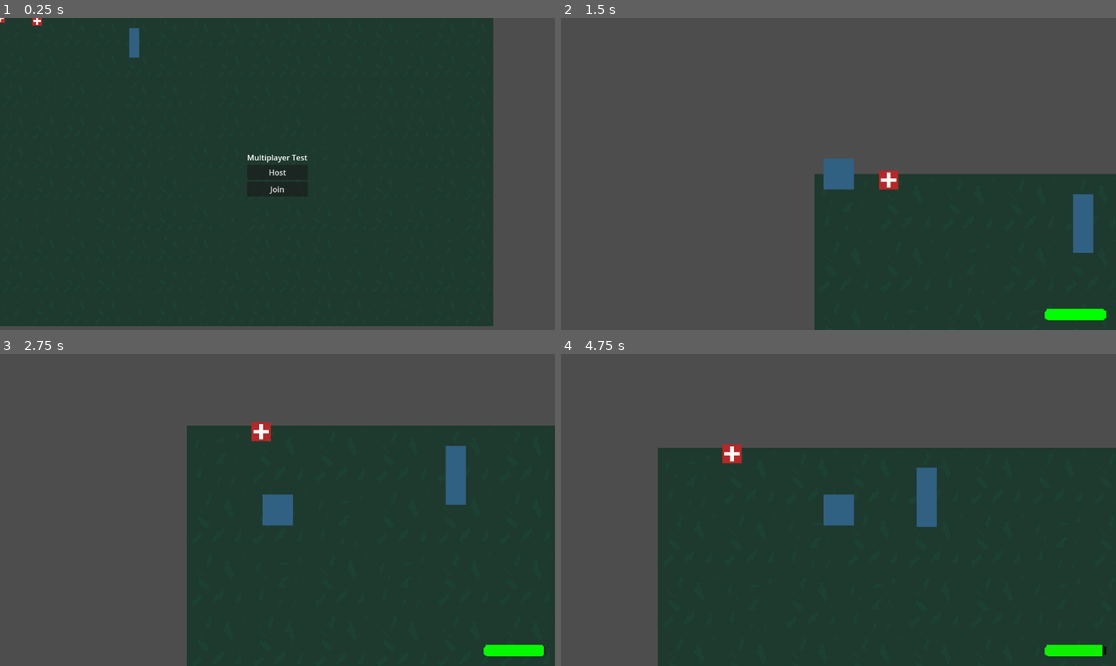
Above: before the commit, frames 1-4 (two rows, left to right).
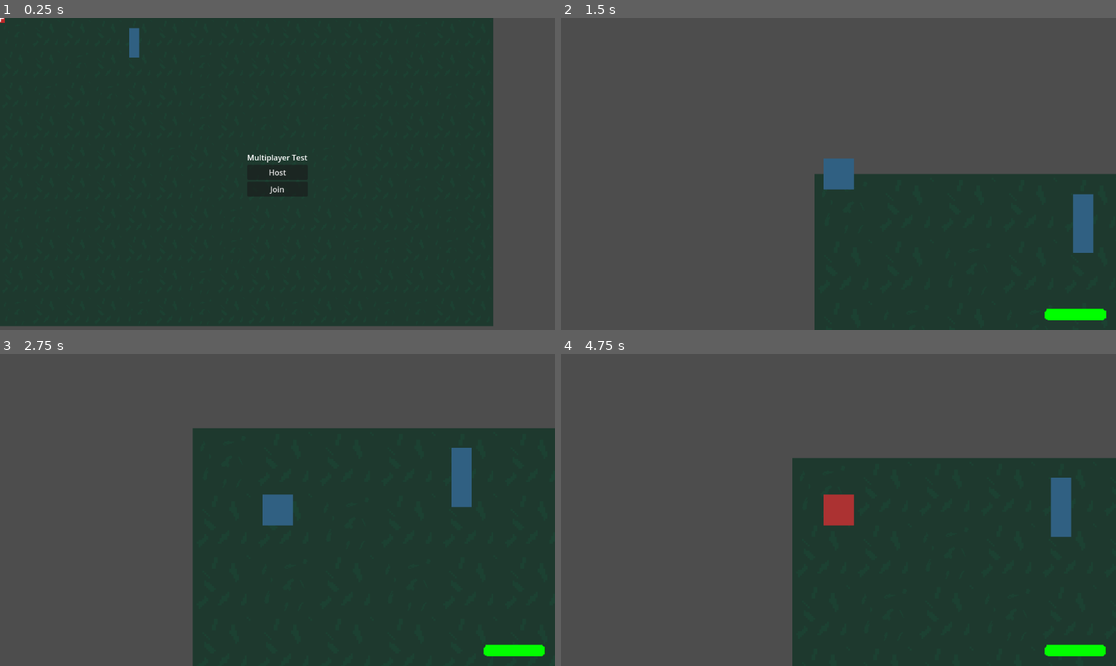
Above: after the commit, the same moments.

Repository: CelianNourry/Projet-Tuteure
Game: Godot game, scene res://Scenes/Node2D.tscn
Same seed, same stepped clock (60 frames per second), same inputs: the game is played once before the commit and once after it.
Inputs (mouse positions are in pixels of both pictures, inside the frame that each line leads up to):
- Up to frame 1 (0.25 s): no input
- Up to frame 2 (1.5 s): click "Host" at 0.5 s; tap Enter at 1.25 s; move the mouse to (960, 158) at 1.27 s; hold Right (ui_right) from 1.28 s (still down); hold E (interact) from 1.28 s (still down)
- Up to frame 3 (2.75 s): tap L (lock) at 1.55, 2.1 s; move the mouse to (166, 525) at 2.02 s; release Right (ui_right) at 2.03 s; release E (interact) at 2.03 s; hold Down (ui_down) from 2.03 s (still down); tap A (ui_a) at 2.3 s
- Up to frame 4 (4.75 s): move the mouse to (894, 441) at 2.77 s; release Down (ui_down) at 2.78 s; hold Right (ui_right) 2.78-3.53 s; hold A (ui_a) 2.78-3.53 s; tap D (ui_d) at 3.05, 3.6 s; move the mouse to (810, 572) at 3.52 s; hold Up (ui_up) 3.53-4.28 s; tap S (ui_s) at 3.8 s; move the mouse to (1005, 556) at 4.27 s; hold Left (ui_left) from 4.28 s (still down); hold S (ui_s) from 4.28 s (still down); tap Shift (ui_shift) at 4.55 s

The runs differ from the first frame. In frame 1, less than 0.1% of the frame differs, in the area x 5-8%, y 0-3%; in frame 2, 0.2%; in frame 3, 2.0%; in frame 4, 21%, in the area x 17-100%, y 28-100%.

Commit message:
Clean du code déjà existant

Diff:
--- a/Scenes/Chara_Movement.tscn
+++ b/Scenes/Chara_Movement.tscn
@@ -92,7 +92,7 @@
 [sub_resource type="SceneReplicationConfig" id="SceneReplicationConfig_xfolv"]
 properties/0/path = NodePath(".:position")
 properties/0/spawn = true
-properties/0/replication_mode = 2
+properties/0/replication_mode = 1
 properties/1/path = NodePath("AnimatedSprite2D:animation")
 properties/1/spawn = true
 properties/1/replication_mode = 1
@@ -105,6 +105,9 @@
 properties/4/path = NodePath("bleeding:emitting")
 properties/4/spawn = true
 properties/4/replication_mode = 1
+properties/5/path = NodePath(".:INFO")
+properties/5/spawn = true
+properties/5/replication_mode = 1
 
 [node name="Player" type="CharacterBody2D" groups=["Player"]]
 script = ExtResource("1_in0ad")
@@ -128,6 +131,7 @@
 process_material = SubResource("ParticleProcessMaterial_bkb0v")
 
 [node name="PlayerCamera" type="Camera2D" parent="."]
+enabled = false
 zoom = Vector2(2, 2)
 
 [node name="InventoryUI" type="CanvasLayer" parent="."]
--- a/Scenes/Node2D.tscn
+++ b/Scenes/Node2D.tscn
@@ -120,12 +120,6 @@
 _spawnable_scenes = PackedStringArray("uid://c2enchvmfcua7")
 spawn_path = NodePath("..")
 
-[node name="Inventory_Item2" parent="." instance=ExtResource("3_msvkj")]
-position = Vector2(77, 6)
-item_name = "Kit de Soin"
-item_texture = ExtResource("4_4iusc")
-item_effect = "+100 HP"
-
 [node name="CollisionShape2D" type="CollisionShape2D" parent="."]
 visible = false
 position = Vector2(135, 57)
--- a/Scenes/door.gd
+++ b/Scenes/door.gd
@@ -1,23 +1,30 @@
 class_name Door
 extends StaticBody2D
 
-@onready var collisionShape: CollisionShape2D = $CollisionShape2D
-@export var locked: bool
+# Noeuds de la porte
+@onready var NODES: Dictionary[StringName, Node] = {
+	collisionShape = $CollisionShape2D
+}
+
+# Informations de la porte
+@export var INFO: Dictionary[StringName, bool] = {
+	locked = true,
+	seenByHost = false
+}
 
 func interact_with_front_door() -> void:
-	if locked:
+	if INFO.locked:
 		print("La porte est verrouilée !")
 	else:
-		collisionShape.disabled = !collisionShape.disabled
-	return
+		NODES.collisionShape.disabled = !NODES.collisionShape.disabled
 
 func interact_with_back_door(action: String) -> void:
 	match action:
 		"interact":
 			interact_with_front_door()
 		"lock":
-			locked = !locked
-			print("Porte %s" % ("verrouillée" if locked else "déverrouillée"))
+			INFO.locked = !INFO.locked
+			print("Porte %s" % ("verrouillée" if INFO.locked else "déverrouillée"))
 
 func _on_front_body_entered(body: Node2D) -> void:
 	if body is Player:
--- a/Scenes/door.tscn
+++ b/Scenes/door.tscn
@@ -14,7 +14,6 @@
 
 [node name="Door" type="StaticBody2D"]
 script = ExtResource("1_p0e35")
-locked = true
 
 [node name="CollisionShape2D" type="CollisionShape2D" parent="."]
 position = Vector2(0, 20.5)
--- a/Scenes/inventory_item.tscn
+++ b/Scenes/inventory_item.tscn
@@ -7,6 +7,8 @@
 
 [node name="Inventory_Item" type="Node2D" groups=["Items"]]
 script = ExtResource("1_yv81n")
+item_name = null
+item_effect = null
 
 [node name="Area2D" type="Area2D" parent="."]
 
--- a/Scripts/Chara_Movement.gd
+++ b/Scripts/Chara_Movement.gd
@@ -1,167 +1,198 @@
 class_name Player
 extends CharacterBody2D
 
-@onready var inventoryControl = $InventoryUI/Inventory
-@onready var inventoryUI = $InventoryUI
-@onready var interactUI = $InteractUI
-@onready var staminaBar = $Stamina_bar
-@onready var camera = $PlayerCamera
-@onready var bleeding = $bleeding
+# Noeuds du joueur
+@onready var NODES: Dictionary[StringName, Node] = {
+	collisionShape = $CollisionShape2D,
+	animatedSprite = $AnimatedSprite2D,
+	inventoryControl = $InventoryUI/Inventory,
+	inventoryUI = $InventoryUI,
+	interactUI = $InteractUI,
+	staminaBar = $Stamina_bar,
+	camera = $PlayerCamera,
+	bleeding = $bleeding
+}
 
-@export var SPEED: int = 125
-@export var WALK_SPEED: int = 125
-@export var SPRINT_SPEED: int = 250
-@export var TIRED_SPEED: int = 50
-@export var STAMINA: float = 100.00
+# Informations actuelles du joueur
+@export var INFO: Dictionary[StringName, Variant] = {
+	# Inventaire
+	inventory = [],
 
-var WALK_LOSS: float = 0.025
-var SPRINT_LOSS: float = 0.20
-var IDLE_STAM_GAIN: float = 0.10
+	# Statuts
+	isHosting = null,
+	isMoving = false,
+	isSprinting = false,
+	isBleeding = false,
 
-var isSprinting: bool = false
-var isMoving: bool = false
+	# Détection d'objet avec interaction
+	interactableIttem = null,
+	interactableFrontDoor = null,
+	interactableBackDoor = null,
 
-var isBleeding: bool
+	# Statistiques
+	currentSpeed = 125.00,
+	stamina = 100.00,
+	walkSpeed = 125.00,
+	sprintSpeed= 250.00,
+	tiredSpeed = 50.00,
+	walkStaminaLoss = 1.00,
+	sprintStaminaLoss = 5.00,
+	idleStaminaGain = 2.00,
 
-# Inventaire propre au joueur
-var inventory = []
+	# Position à la frame précédente
+	previousPosition = null
+}
+
 signal inventory_updated
 
-var interactable_item: Node2D
-var interactable_front_door: Door
-var interactable_back_door: Door
-
-# Determine le type de joueur. L'hote est le joueur, le pair est l'esprit
-@export var HOST: int
-
 func _enter_tree() -> void:
-	HOST = 1 if multiplayer.get_unique_id() == 1 else 0
-	set_multiplayer_authority(int(str(name)))
+	set_multiplayer_authority(int(str(self.name)))
 
 func _ready() -> void:
-	$CollisionShape2D.disabled = !HOST # On désactive les collisions pour l'esprit
-	inventory.resize(12)
+	if not is_multiplayer_authority(): return
 
-	if is_multiplayer_authority():
-		camera.enabled = true
-		staminaBar.visible = true
-		$AnimatedSprite2D.visible = HOST
-		inventoryControl.set_player(self)
-	else:
-		camera.enabled = false
+	INFO.isHosting = true if multiplayer.get_unique_id() == 1 else false # Le premier joueur est l'hote
+	add_to_group("players") # Ajout du noeud dans le groupe de joueurs
+	NODES.collisionShape.disabled = !INFO.isHosting # On désactive les collisions pour l'esprit
+	INFO.previousPosition = self.global_position
+	INFO.inventory.resize(12)
 
-func _physics_process(_delta: float) -> void:
-	if is_multiplayer_authority():
-		$AnimatedSprite2D.animation = "idle"
+	NODES.camera.enabled = true
+	NODES.staminaBar.visible = true
+	NODES.animatedSprite.visible = INFO.isHosting
+	NODES.inventoryControl.set_player(self)
 
-		velocity = Vector2()
+func _physics_process(delta: float) -> void:
+	if not is_multiplayer_authority(): return
 
-		if isBleeding:
-			$bleeding.emitting = true
+	velocity = Vector2.ZERO
+	var anim: String = "idle"
 
-		if Input.is_action_just_pressed("ui_shift") and STAMINA > 0:
-			SPEED = SPRINT_SPEED
-			isSprinting = true
-		if Input.is_action_just_released("ui_shift") or STAMINA <= 0:
-			SPEED = WALK_SPEED
-			isSprinting = false
+	# Sprint
+	if Input.is_action_just_pressed("ui_shift") and INFO.stamina > 0:
+		INFO.currentSpeed = INFO.sprintSpeed
+		INFO.isSprinting = true
+	elif Input.is_action_just_released("ui_shift") or INFO.stamina <= 15:
+		INFO.currentSpeed = INFO.walkSpeed
+		INFO.isSprinting = false
 
-		if Input.is_action_pressed("ui_w") or Input.is_action_pressed("ui_up"):
-			velocity.y -= 1
-			$AnimatedSprite2D.animation = "walkup"
-			isMoving = true
-		elif Input.is_action_pressed("ui_s") or Input.is_action_pressed("ui_down"):
-			velocity.y += 1
-			$AnimatedSprite2D.animation = "walkdown"
-			isMoving = true
-		elif Input.is_action_pressed("ui_d") or Input.is_action_pressed("ui_right"):
-			velocity.x += 1
-			$AnimatedSprite2D.animation = "walkright"
-			isMoving = true
-		elif Input.is_action_pressed("ui_a") or Input.is_action_pressed("ui_left"):
-			velocity.x -= 1
-			$AnimatedSprite2D.animation = "walkleft"
-			isMoving = true
-		else:
-			$AnimatedSprite2D.animation = "idle"
-			isMoving = false
-			if STAMINA <= 100:
-				STAMINA += IDLE_STAM_GAIN
+	# Mouvement du joueur sous forme de vecteur
+	var inputVector: Vector2 = Vector2(
+		float(Input.is_action_pressed("ui_d") or Input.is_action_pressed("ui_right")) -
+		float(Input.is_action_pressed("ui_a") or Input.is_action_pressed("ui_left")),
+		float(Input.is_action_pressed("ui_s") or Input.is_action_pressed("ui_down")) -
+		float(Input.is_action_pressed("ui_w") or Input.is_action_pressed("ui_up"))
+	)
 
-		if isMoving:
-			STAMINA -= WALK_LOSS
-			if isSprinting:
-				STAMINA -= SPRINT_LOSS
-			if STAMINA <= 0:
-				SPEED = TIRED_SPEED
-				isSprinting = false
+	# Tracking de si le joueur a bougé de 0.0100 ou pas
+	INFO.isMoving = global_position.distance_to(INFO.previousPosition) > 0.0100
 
-		velocity = velocity.normalized() * SPEED
-		set_velocity(velocity)
-		move_and_slide()
+	# Si le joueur bouge, son animation se met à jour
+	if INFO.isMoving:
+		match inputVector:
+			Vector2.UP:
+				anim = "walkup"
+			Vector2.DOWN:
+				anim = "walkdown"
+			Vector2.RIGHT:
+				anim = "walkright"
+			Vector2.LEFT:
+				anim = "walkleft"
+			_:
+				anim = "idle"
+
+	# Si le joueur ne bouge pas, sa stamina augmente de idleStaminaGain
+	else: INFO.stamina += (INFO.idleStaminaGain * delta) if INFO.stamina < 100.00 else 0.00
+
+	if global_position.distance_to(INFO.previousPosition) > 0.0100:
+		INFO.stamina -= (INFO.walkStaminaLoss * delta)
+		if INFO.isSprinting:
+			INFO.stamina -= (INFO.sprintStaminaLoss * delta)
+		if INFO.stamina <= 0:
+			INFO.stamina = 0
+			INFO.currentSpeed = INFO.tiredSpeed
+			INFO.isSprinting = false
+
+	update_anuimated_sprite(anim)
+	INFO.previousPosition = self.global_position
+
+	velocity = inputVector.normalized() * INFO.currentSpeed
+	set_velocity(velocity)
+	move_and_slide()
+
+
+func update_anuimated_sprite(anim: String) -> void:
+	NODES.animatedSprite.animation = anim
 
 func set_interactable_item(item: Node2D) -> void:
-	interactable_item = item
-	interactUI.visible = item != null
+	INFO.interactableIttem = item
+	NODES.interactUI.visible = item != null
 
 func set_interactable_front_door(door: Door) -> void:
-	interactable_front_door = door
-	interactUI.visible = door != null
+	INFO.interactableFrontDoor = door
+	NODES.interactUI.visible = door != null
 
 func set_interactable_back_door(door: Door) -> void:
-	interactable_back_door = door
-	interactUI.visible = door != null
+	INFO.interactableBackDoor = door
+	NODES.interactUI.visible = door != null
 
 func _input(event: InputEvent) -> void:
-	if is_multiplayer_authority():
-		if event.is_action_pressed("ui_inventory") and HOST:
-			print("Le joueur ", self, " a interagit avec l'inventaire")
-			inventoryUI.visible = !inventoryUI.visible
-		elif event.is_action_pressed("ui_add") and interactable_item and HOST:
-			print("Prise de l'item : ", interactable_item.name)
-			interactable_item.pickup_item(self)
-		elif interactable_front_door:
-			if event.is_action_pressed("interact"):
-				interactable_front_door.interact_with_front_door()
-		elif interactable_back_door:
-			if event.is_action_pressed("interact"):
-				interactable_back_door.interact_with_back_door("interact")
-			elif event.is_action_pressed("lock"):
-				interactable_back_door.interact_with_back_door("lock")
+	if not is_multiplayer_authority(): return
+
+	if event.is_action_pressed("ui_inventory") and INFO.isHosting:
+		print("Le joueur ", self, " a interagit avec l'inventaire")
+		NODES.inventoryUI.visible = !NODES.inventoryUI.visible
+	elif event.is_action_pressed("ui_add") and INFO.interactableIttem and INFO.isHosting:
+		print("Prise de l'item : ", INFO.interactableIttem.name)
+		INFO.interactableIttem.pickup_item(self)
+	elif INFO.interactableFrontDoor:
+		if event.is_action_pressed("interact"):
+			INFO.interactableFrontDoor.interact_with_front_door()
+	elif INFO.interactableBackDoor:
+		if event.is_action_pressed("interact"):
+			INFO.interactableBackDoor.interact_with_back_door("interact")
+		elif event.is_action_pressed("lock"):
+			INFO.interactableBackDoor.interact_with_back_door("lock")
 
 func apply_item_effect(item: Dictionary) -> void:
-	if !is_multiplayer_authority():
-		return
+	if not is_multiplayer_authority(): return
+
 	match item["effect"]:
 		"Vitesse":
-			SPEED += 200
-			print("Vitesse augmentée de ", SPEED)
+			INFO.currentSpeed += 200.00
+			print("Vitesse augmentée de ", INFO.currentSpeed)
 		"+100 HP":
 			print("Blessures soignées.")
-			bleeding.emitting = false
+			INFO.isBleeding = false
 		_ :
 			print("Aucun effet pour cet objet.")
 
 # Ajout d'un item dans l'inventaire
 func add_item(item: Dictionary) -> bool:
-	for i in range(inventory.size()):
-		if inventory[i] != null and inventory[i]["name"] == item["name"] and inventory[i]["effect"] == item["effect"]:
-			inventory[i]["quantity"] += item["quantity"]
+	for i in range(INFO.inventory.size()):
+		if INFO.inventory[i] != null and INFO.inventory[i]["name"] == item["name"] and INFO.inventory[i]["effect"] == item["effect"]:
+			INFO.inventory[i]["quantity"] += item["quantity"]
 			inventory_updated.emit()
 			return true
-		elif inventory[i] == null:
-			inventory[i] = item
+		elif INFO.inventory[i] == null:
+			INFO.inventory[i] = item
 			inventory_updated.emit()
 			return true
 	return false
 
 # Suppression d'un item dans l'inventaire
 func remove_item(item_name: String, item_effect: String) -> bool:
-	for i in range(inventory.size()):
-		if inventory[i] != null and inventory[i]["name"] == item_name and inventory[i]["effect"] == item_effect:
-			inventory[i]["quantity"] -= 1
-			if inventory[i]["quantity"] <= 0:
-				inventory[i] = null
+	for i in range(INFO.inventory.size()):
+		if INFO.inventory[i] != null and INFO.inventory[i]["name"] == item_name and INFO.inventory[i]["effect"] == item_effect:
+			INFO.inventory[i]["quantity"] -= 1
+			if INFO.inventory[i]["quantity"] <= 0:
+				INFO.inventory[i] = null
 			inventory_updated.emit()
 			return true
 	return false
+
+func get_host_coordinates() -> Vector2:
+	for node in get_tree().get_nodes_in_group("players"):
+		if node.INFO.isHosting:
+			return node.global_position
+	return Vector2.ZERO
--- a/Scripts/Global.gd
+++ b/Scripts/Global.gd
@@ -1,13 +1,11 @@
 extends Node
 
-@onready var Inventory_slot_scene = preload("res://Scenes/inventory_slot.tscn")
+@onready var PATHES: Dictionary[StringName, PackedScene] = {inventorySlot = preload("res://Scenes/inventory_slot.tscn")}
 
 func get_own_player_node() -> Node:
 	for node in get_tree().get_nodes_in_group("players"):
 		if node.get_multiplayer_authority() == multiplayer.get_unique_id():
-			print(multiplayer.get_unique_id())
 			return node
-	print("non")
 	return null
 
 func adjust_drop_position(position: Vector2) -> Vector2:
--- a/Scripts/Stamina_bar.gd
+++ b/Scripts/Stamina_bar.gd
@@ -4,35 +4,26 @@
 @onready var player: Node2D = get_parent()
 
 @onready var blinkTimer: float
-const blinkInterval: float = 1.0
+const blinkInterval: float = 1.00
 const lowStamina: float = 15.00
 
-func _ready():
-	# Cache la barre si ce joueur n'est pas sous notre contrôle
-	if player.HOST and player.is_multiplayer_authority():
-		self.visible = true
-
 func change_bar_color(stamina: float, delta: float) -> void:
-	if stamina > 15:
+	if stamina > 15.00:
 		# Normalise la stamina entre 0 et 1
-		var t = clamp(stamina / 100.0, 0.0, 1.0)
+		var t = clamp(stamina / 100.00, 0.00, 1.00)
 
 		# Interpolation entre vert et rouge
 		self.tint_progress = Color.RED.lerp(Color.GREEN, t)
 
 	else:
-		# Clignotement si très faible stamina
+		# Clignotement entre DARK_RED et BLACK si très faible stamina
 		blinkTimer += delta
-		if blinkTimer < blinkInterval / 2:
-			self.tint_progress = Color.DARK_RED
-		else:
-			self.tint_progress = Color.BLACK
+		self.tint_progress = Color.DARK_RED if blinkTimer < blinkInterval / 2 else Color.BLACK
 
 		if blinkTimer > blinkInterval:
-			blinkTimer = 0.0
+			blinkTimer = 0.00
 
 func _physics_process(delta: float) -> void:
-	if is_multiplayer_authority():
-		# Change la progression de la barre selon la stamina du joueur
-		self.value = player.STAMINA
-		change_bar_color(self.value, delta)
+	# Change la progression de la barre selon la stamina du joueur
+	self.value = player.INFO.stamina
+	change_bar_color(self.value, delta)
--- a/Scripts/game.gd
+++ b/Scripts/game.gd
@@ -1,32 +1,28 @@
 extends Node2D
 
-@onready var multiplayerUI: Control = $UI/Multiplayer
-
-var PLAYER = preload("res://Scenes/Chara_Movement.tscn")
-
-var peer = ENetMultiplayerPeer.new()
+@onready var NODES: Dictionary[StringName, Node] = {multiplayerUI = $UI/Multiplayer}
+@onready var MULTIPLAYER: Dictionary[StringName, MultiplayerPeer] = {peer = ENetMultiplayerPeer.new()}
+const PATHES: Dictionary[StringName, PackedScene] = {player = preload("res://Scenes/Chara_Movement.tscn")}
 
 func _on_host_pressed() -> void:
-	peer.create_server(4242)
-	multiplayer.multiplayer_peer = peer
+	MULTIPLAYER.peer.create_server(4242)
+	multiplayer.multiplayer_peer = MULTIPLAYER.peer
 
 	multiplayer.peer_connected.connect(
 		func(pid):
 			add_player(pid)
-			print("Peer " + str(pid) + " as joined the game")
+			print("Pair " + str(pid) + " a rejoint la partie !")
 	)
 	# PID of the host
 	add_player(multiplayer.get_unique_id())
-	multiplayerUI.hide()
+	NODES.multiplayerUI.hide()
 
 func _on_join_pressed() -> void:
-	peer.create_client("localhost", 4242)
-	multiplayer.multiplayer_peer = peer
-	multiplayerUI.hide()
+	MULTIPLAYER.peer.create_client("localhost", 4242)
+	multiplayer.multiplayer_peer = MULTIPLAYER.peer
+	NODES.multiplayerUI.hide()
 
 func add_player(pid: int) -> void:
-	var player = PLAYER.instantiate()
+	var player: Player = PATHES.player.instantiate()
 	player.name = str(pid)
 	add_child(player)
-
-	player.add_to_group("players")
--- a/Scripts/inventory_item.gd
+++ b/Scripts/inventory_item.gd
@@ -36,12 +36,12 @@
 	queue_free()
 
 func _on_area_2d_body_entered(body: Node2D) -> void:
-	if body is CharacterBody2D and body.is_multiplayer_authority() and body.HOST:
+	if body is CharacterBody2D and body.is_multiplayer_authority() and body.INFO.isHosting:
 		print("Joueur %s entré dans %s" % [body.name, item_name])
 		body.set_interactable_item(self)
 
 func _on_area_2d_body_exited(body: Node2D) -> void:
-	if body is CharacterBody2D and body.is_multiplayer_authority() and body.HOST:
+	if body is CharacterBody2D and body.is_multiplayer_authority() and body.INFO.isHosting:
 		print("Joueur %s sortit de %s" % [body.name, item_name])
 		body.set_interactable_item(null)
 
--- a/Scripts/inventory_slot.gd
+++ b/Scripts/inventory_slot.gd
@@ -8,7 +8,7 @@
 @onready var itemEffect: Label = $DetailPanel/ItemEffect
 @onready var usagePannel: ColorRect = $UsagePannel
 
-var item: Dictionary = {}
+@onready var item: Dictionary = {}
 
 func _on_item_button_pressed() -> void:
 	if item != {}:
--- a/Scripts/inventory_ui.gd
+++ b/Scripts/inventory_ui.gd
@@ -1,28 +1,30 @@
 extends Control
 
-@onready var gridContainer: GridContainer = $GridContainer
+# Noeuds de l'UI d'inventaire
+@onready var NODES: Dictionary[StringName, Node] = {
+	player = null,
+	gridContainer = $GridContainer
+}
 
-var player: Node = null
-
-func set_player(player_instance: Node) -> void:
-	player = player_instance
-	player.inventory_updated.connect(_on_inventory_updated)
+func set_player(playerInstance: Player) -> void:
+	NODES.player = playerInstance
+	NODES.player.inventory_updated.connect(_on_inventory_updated)
 	_on_inventory_updated()
 
 func _on_inventory_updated() -> void:
-	if player == null:
+	if NODES.player == null:
 		return
 	clear_grid_container()
-	for item in player.inventory:
-		var slot = Global.Inventory_slot_scene.instantiate()
-		gridContainer.add_child(slot)
+	for item in NODES.player.INFO.inventory:
+		var slot: Control = Global.PATHES.inventorySlot.instantiate()
+		NODES.gridContainer.add_child(slot)
 		if item != null:
 			slot.set_item(item)
 		else:
 			slot.set_empty()
 
 func clear_grid_container() -> void:
-	while gridContainer.get_child_count() > 0:
-		var child = gridContainer.get_child(0)
-		gridContainer.remove_child(child)
+	while NODES.gridContainer.get_child_count() > 0:
+		var child = NODES.gridContainer.get_child(0)
+		NODES.gridContainer.remove_child(child)
 		child.queue_free()
